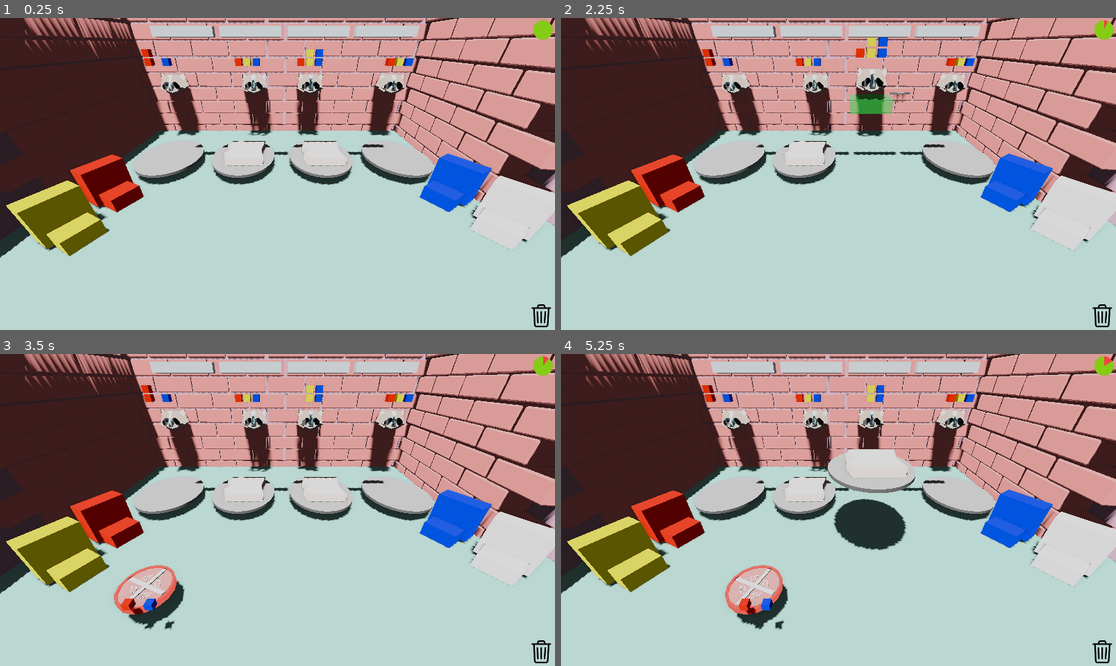
Above: before the commit, frames 1-4 (two rows, left to right).
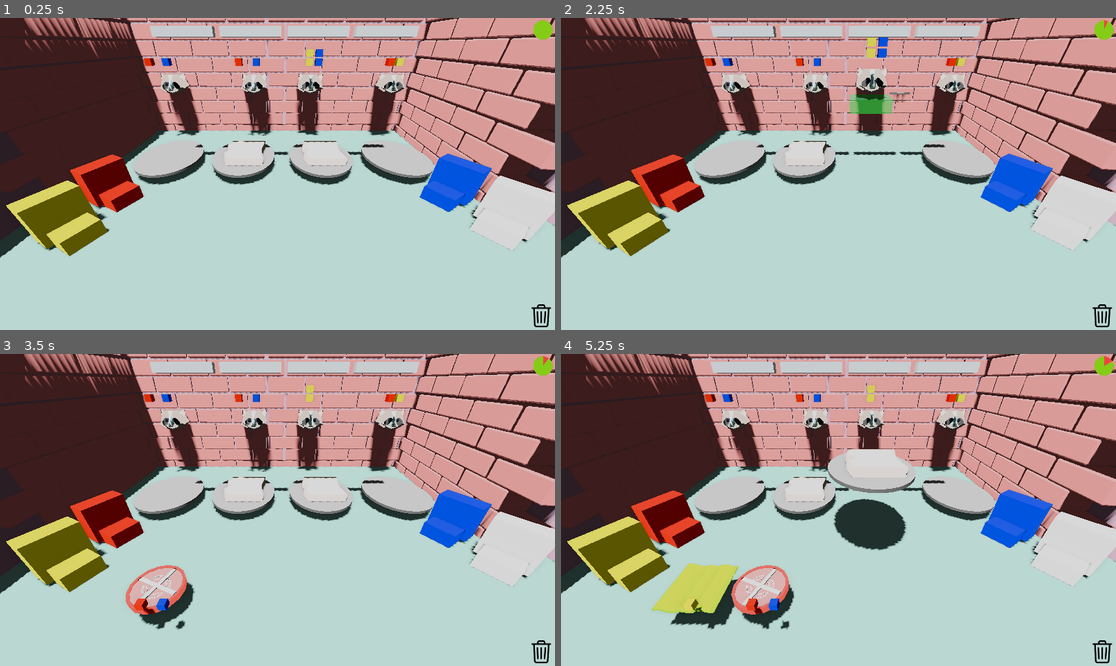
Above: after the commit, the same moments.

Repository: gabrield67/Sandwich-Shop
Game: Godot game, scene res://scenes/game_develop.tscn
The game is run twice, just before and just after one commit, with the same random seed, the same clock (stepped at 60 frames per second) and the same inputs.
Inputs (mouse positions are in pixels of both pictures, inside the frame that each line leads up to):
- Up to frame 1 (0.25 s): no input
- Up to frame 2 (2.25 s): tap Enter at 0.5 s; move the mouse to (960, 158) at 0.52 s; click (960, 158) at 0.67 s; tap Space at 1.25 s; drag from (727, 189) to (810, 236) at 1.27 s; move the mouse to (894, 105) at 2.02 s; click (894, 105) at 2.17 s
- Up to frame 3 (3.5 s): drag from (249, 572) to (111, 463) at 2.77 s
- Up to frame 4 (5.25 s): move the mouse to (1005, 556) at 3.52 s; click (1005, 556) at 3.67 s; drag from (672, 463) to (755, 432) at 4.27 s; move the mouse to (866, 510) at 5.02 s; click (866, 510) at 5.17 s

The runs differ from the first frame. In frame 1, 0.3% of the frame differs, in the area x 25-75%, y 10-38%; in frame 2, 0.3%; in frame 3, 2.1%; in frame 4, 3.7%, in the area x 16-75%, y 10-89%.

Commit message:
Added Double points for exact match

Diff:
--- a/scenes/Ingredients/bread2.gd
+++ b/scenes/Ingredients/bread2.gd
@@ -7,7 +7,8 @@
 var is_active = true;
 
 var original_size
-
+var min_target_flavors = 2
+var max_target_flavors = 4
 var target_flavors: Array
 var current_flavors: Array = [0, 0, 0, 0]
 
@@ -31,7 +32,7 @@
 
 	randomize()
 
-	var total = randi_range(3,5)
+	var total = randi_range(min_target_flavors,max_target_flavors)
 
 	for i in range(total):
 		var a = [0,0,0,0]
@@ -93,6 +94,8 @@
 	if ingredient.get_actual_flavor_profile() .compare($TargetFlavorProfile):
 		get_parent().good_sandwich_event()
 		print("Good Sandwich")
+		if ingredient.get_actual_flavor_profile() .compare_exact($TargetFlavorProfile):
+			get_parent().good_sandwich_event()
 	else:
 		get_parent().bad_sandwich_event()
 		print("Bad Sandwich")
--- a/scenes/flavor_profile.gd
+++ b/scenes/flavor_profile.gd
@@ -100,6 +100,12 @@
 	else:
 		return false
 
+func compare_exact(other:Node3D) -> bool:
+	if other.flavor1.size() == flavor1.size() and other.flavor2.size() == flavor2.size()  and other.flavor3.size() == flavor3.size()  and other.flavor4.size() == flavor4.size():
+		return true
+	else:
+		return false
+
 func clear() -> void:
 	for i in flavor1:
 		i.queue_free()
--- a/scenes/game_manager.gd
+++ b/scenes/game_manager.gd
@@ -77,7 +77,7 @@
 
 	$UpgradeManager.min_target_flavors = $Parameters.min_target_flavors
 	$UpgradeManager.max_target_flavors = $Parameters.max_target_flavors
-	#$UpgradeManager.init_bread()
+	$UpgradeManager.init_bread()
 
 	$HUD.debug_upgrades =  $Parameters.debug_upgrades
 
@@ -108,6 +108,7 @@
 						grabbed_object.bread.add_to_sandwich(grabbed_object)
 					else:
 						$"Drop Sound".play()
+						grabbed_object.queue_free()
 					grabbed_object.isHeld = false
 					prev_grabbed_object = grabbed_object
 				elif grabbed_object is Bread:
@@ -214,9 +215,9 @@
 func startUpgradeTime():
 	upgradeTime = true
 	$IngredientSpawner.upgradeTime = true
-	$Parameters.conveyor_move_speed = $Parameters.conveyor_move_speed*1.03
+	$Parameters.conveyor_move_speed = $Parameters.conveyor_move_speed*1.02
 	$Parameters.max_target_flavors =$Parameters.max_target_flavors+.5
-	$Parameters.ingredient_spawn_wait_time =$Parameters.ingredient_spawn_wait_time*.95
+	$Parameters.ingredient_spawn_wait_time =$Parameters.ingredient_spawn_wait_time*.99
 	$DirectionalLight3D.light_energy =0
 	set_parameters()
 	$UpgradeManager.startUpgradeLights()
--- a/scenes/parameters.gd
+++ b/scenes/parameters.gd
@@ -1,8 +1,8 @@
 extends Node
 
 #ingredient spawner
-var conveyor_move_speed = 1
-var ingredient_spawn_wait_time = 3
+var conveyor_move_speed = .9
+var ingredient_spawn_wait_time = 2.5
 
 ##Chance when bread randomly selected it will stay bread
 var bread_ingredient_frequency = .75
--- a/scenes/upgrade_manager.gd
+++ b/scenes/upgrade_manager.gd
@@ -47,6 +47,19 @@
 	$Bread4.min_target_flavors = min_target_flavors
 	$Bread4. randomize_target()
 
+	$Racoon.min_target_flavors = min_target_flavors
+	$Racoon.max_target_flavors = max_target_flavors
+	#$Racoon. randomize_target()
+	$Racoon2.max_target_flavors = max_target_flavors
+	$Racoon2.min_target_flavors = min_target_flavors
+	#$Racoon2. randomize_target()
+	$Racoon3.max_target_flavors = max_target_flavors
+	$Racoon3.min_target_flavors = min_target_flavors
+	#$Racoon3. randomize_target()
+	$Racoon4.max_target_flavors = max_target_flavors
+	$Racoon4.min_target_flavors = min_target_flavors
+	#$Racoon4. randomize_target()
+
 func startUpgradeTime():
 	get_parent().startUpgradeTime()
 
Not shown: 1 places in scenes/game_raccoon_change.tscn that only renumber resources
